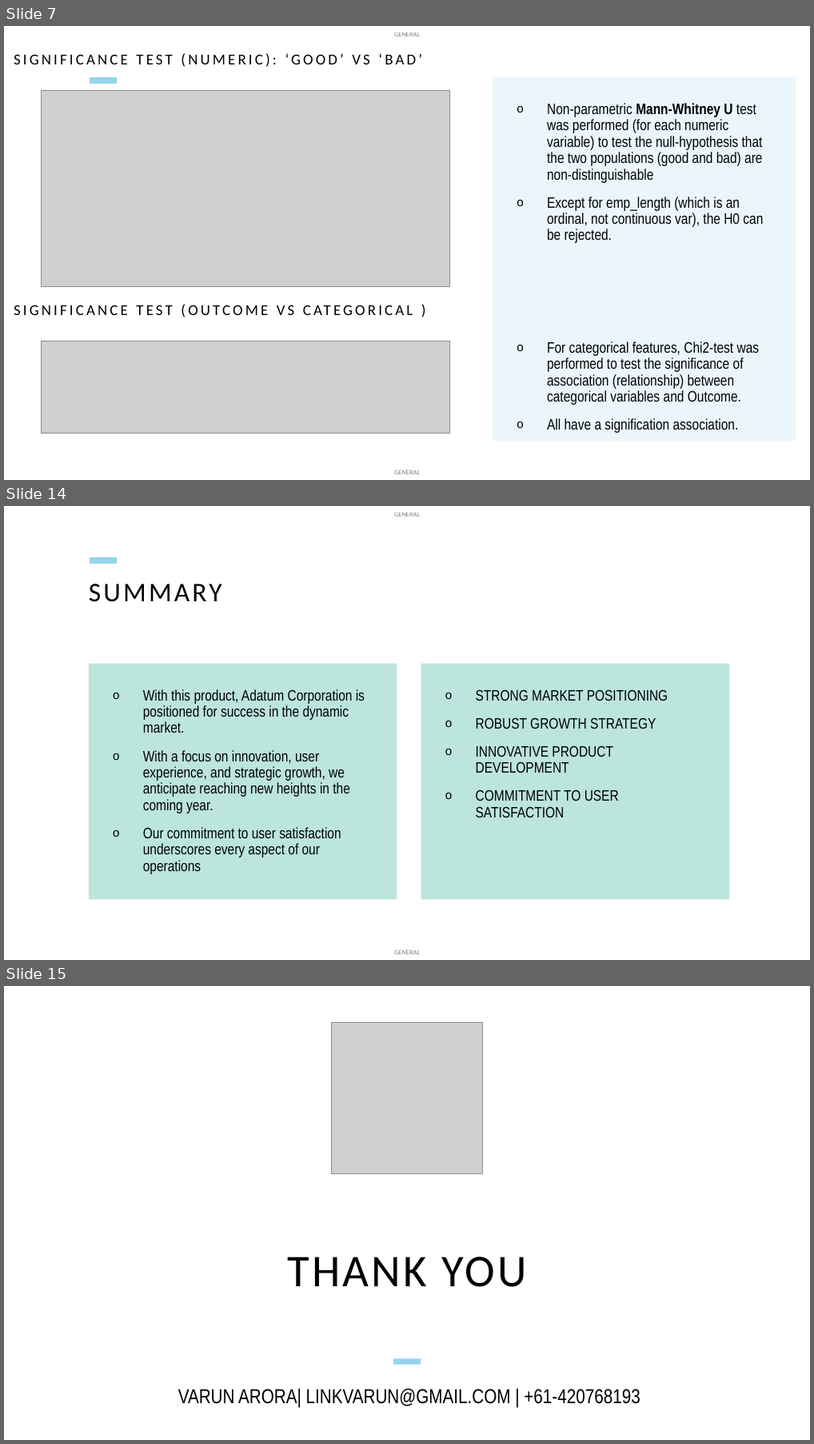
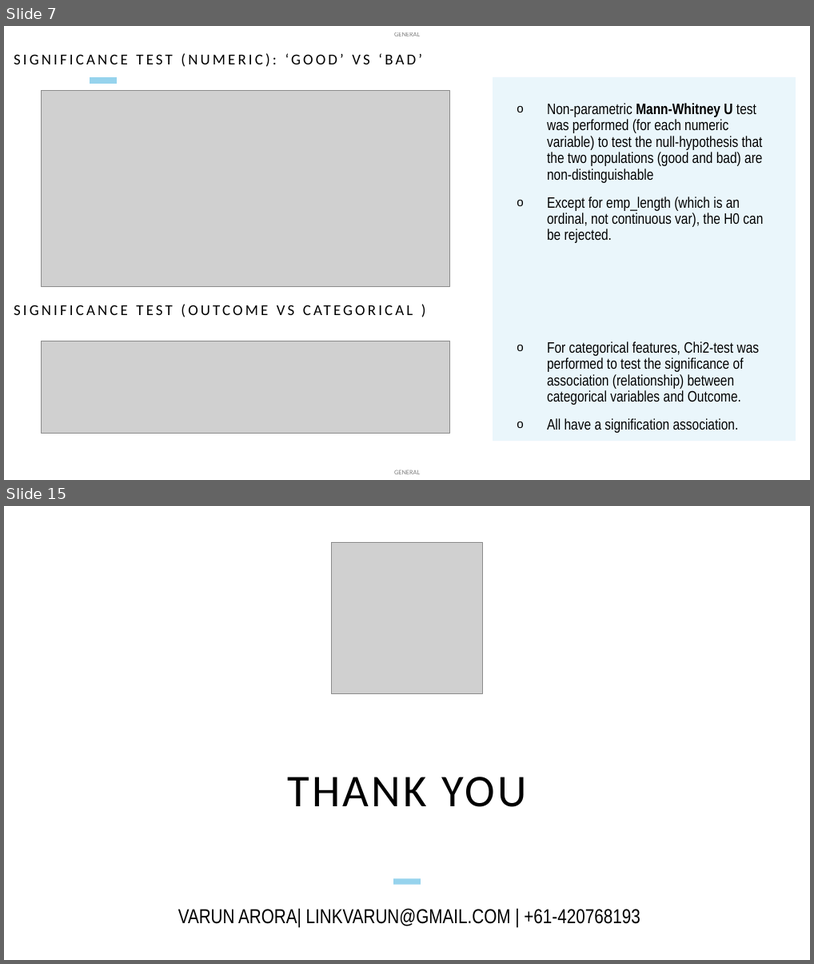
Before and after one commit to linkvarun/credit, a slide deck: Lending club credit risk predictor.pptx. Shown one above the other, each under a label of ours: slides 7, 14 and 15 before the commit, slides 7 and 15 after it; the slides between them are not shown. The pictures are 814x1444 and 814x964 pixels, drawn with LibreOffice and Linux fonts; fonts in the diff are those of the drawing; grey boxes stand for pictures. Boxes give left, top, right and bottom in pixels: in the first picture for what was removed or moved away, otherwise in the second. Text is boxed around its words. In the diff, an @@ line names an element or a change of style, - is before the commit and + after.

```diff
--- a/Lending club credit risk predictor.pptx
+++ b/Lending club credit risk predictor.pptx
@@ slide 14 removed at (4, 506, 810, 960), background #FFFFFF; not listed: 3 template elements that a slide beside it also shows @@
@@ title removed at (89, 584, 222, 602) @@
-SUMMARY
@@ text removed at (89, 664, 398, 900) @@
-o With this product, Adatum Corporation is positioned for success in the dynamic market.
-o With a focus on innovation, user experience, and strategic growth, we anticipate reaching new heights in the coming year.
-o Our commitment to user satisfaction underscores every aspect of our operations
@@ text removed at (422, 664, 730, 900) @@
-o STRONG MARKET POSITIONING
-o ROBUST GROWTH STRATEGY
-o INNOVATIVE PRODUCT DEVELOPMENT
-o COMMITMENT TO USER SATISFACTION
```
Also in this commit, not shown: 3 slides changed, 5 slides added, 4 other slides removed.
